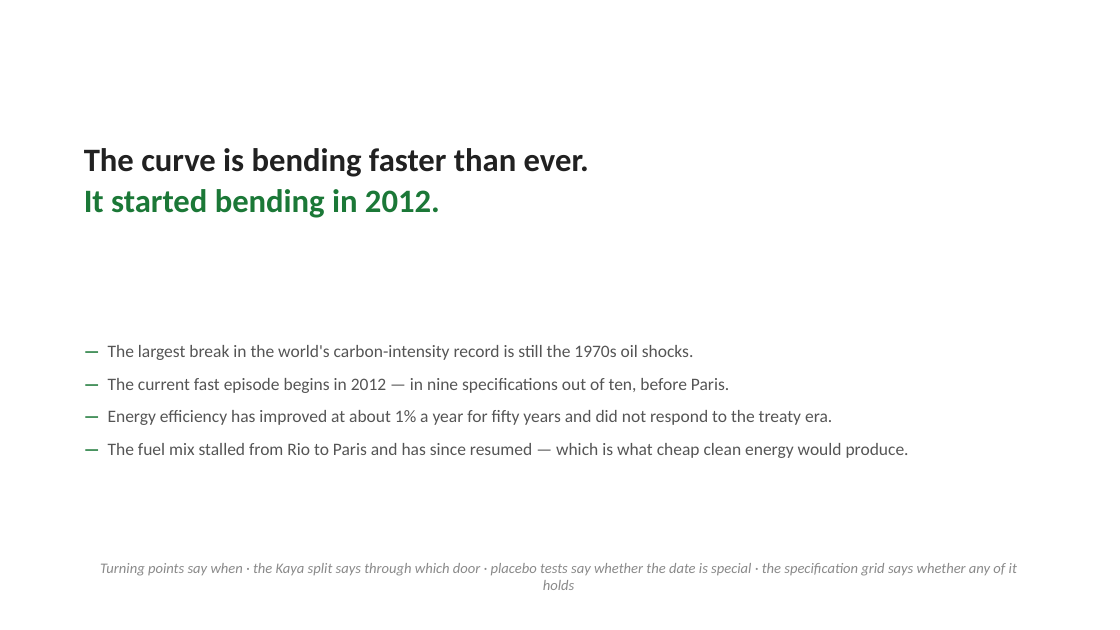
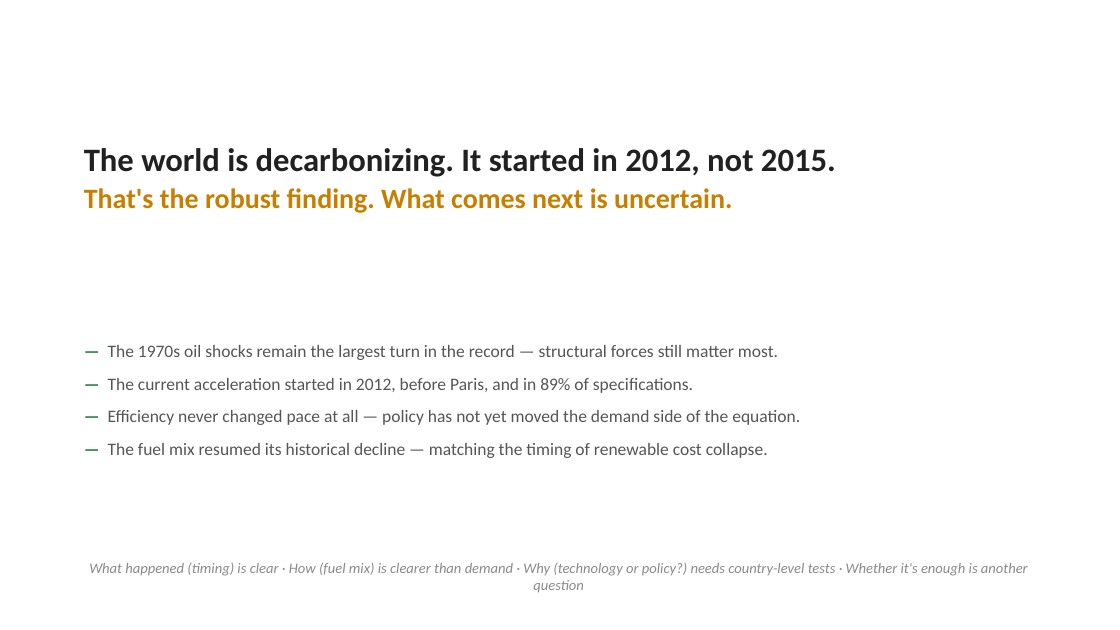
Before and after one commit to cwejnert/HDI-Happiness, a slide deck: slide 12 of carbon_breakpoints_takeaway_figures/paris_at_ten_world_deck.pptx (slide 11 before the commit). Drawn at 1120x630 pixels with LibreOffice and Linux fonts; fonts in the diff are those of the drawing. Boxes give left, top, right and bottom in pixels: in the first picture for what was removed or moved away, otherwise in the second. Text is boxed around its words. In the diff, an @@ line names an element or a change of style, - is before the commit and + after.

```diff
--- a/carbon_breakpoints_takeaway_figures/paris_at_ten_world_deck.pptx
+++ b/carbon_breakpoints_takeaway_figures/paris_at_ten_world_deck.pptx
@@ text at (84,148,836,213): text changed @@
-The curve is bending faster than ever.
-It started bending in 2012.
+The world is decarbonizing. It started in 2012, not 2015.
+That's the robust finding. What comes next is uncertain.
@@ text at (108,345,800,458): text changed @@
-— The largest break in the world's carbon-intensity record is still the 1970s oil shocks.
-— The current fast episode begins in 2012 — in nine specifications out of ten, before Paris.
-— Energy efficiency has improved at about 1% a year for fifty years and did not respond to the treaty era.
-— The fuel mix stalled from Rio to Paris and has since resumed — which is what cheap clean energy would produce.
+— The 1970s oil shocks remain the largest turn in the record — structural forces still matter most.
+— The current acceleration started in 2012, before Paris, and in 89% of specifications.
+— Efficiency never changed pace at all — policy has not yet moved the demand side of the equation.
+— The fuel mix resumed its historical decline — matching the timing of renewable cost collapse.
@@ text at (89,563,1028,593): text changed @@
-Turning points say when · the Kaya split says through which door · placebo tests say whether the date is special · the specification grid says whether any of it holds
+What happened (timing) is clear · How (fuel mix) is clearer than demand · Why (technology or policy?) needs country-level tests · Whether it's enough is another question
```
Also in this commit, not shown: 7 other slides changed, 2 slides added, 1 slide removed, 1 other file.
